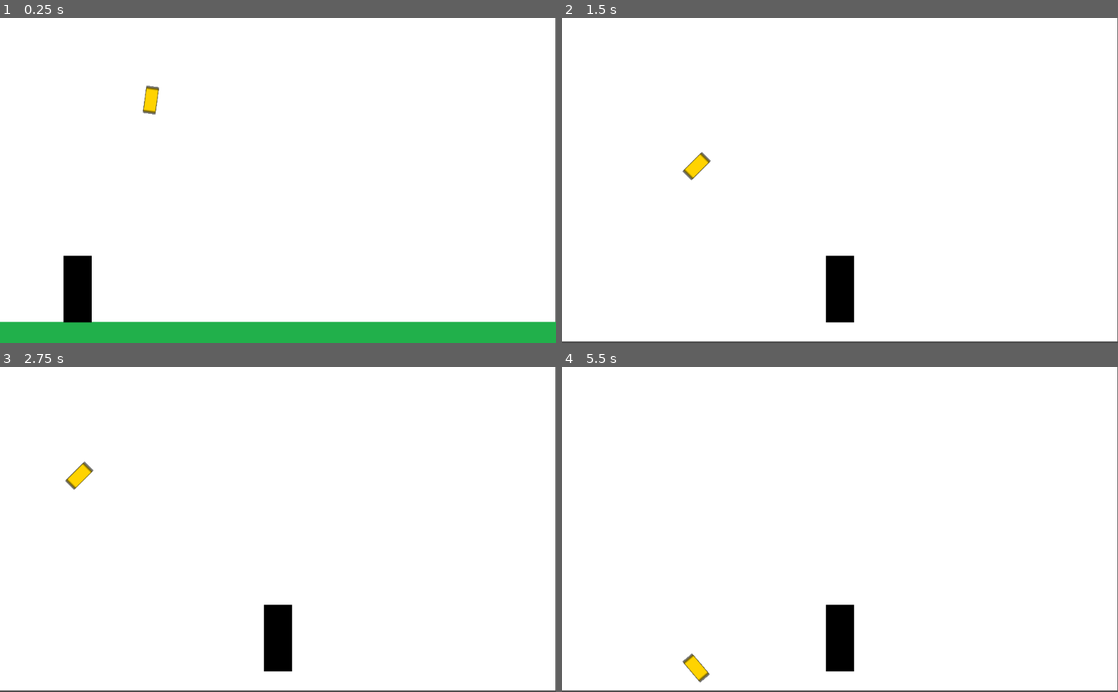
Above: before the commit, frames 1-4 (two rows, left to right).
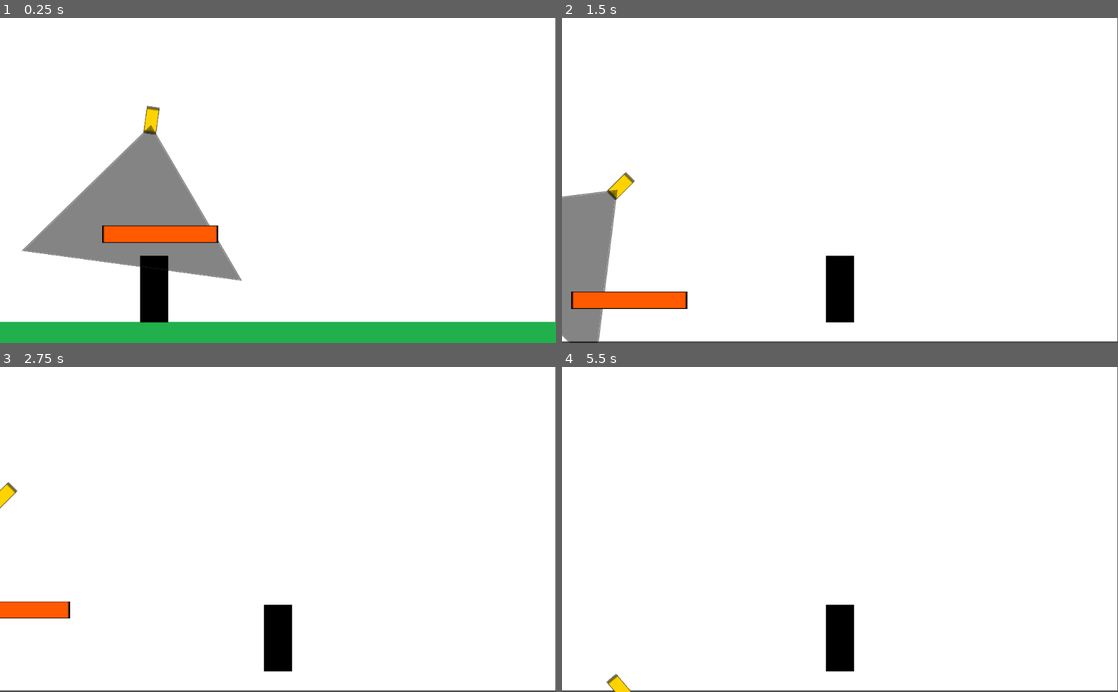
Above: after the commit, the same moments.

Repository: DanielBarbe/ip-museo-test
Game: Godot game, scene res://Main.tscn
The game is run twice, just before and just after one commit, with the same random seed, the same clock (stepped at 60 frames per second) and the same inputs.
Inputs:
- Up to frame 1 (0.25 s): no input
- Up to frame 2 (1.5 s): hold D (move_right) 0.53-1.28 s; tap W (jump) at 0.77 s; hold Left (move_left) from 1.28 s (still down)
- Up to frame 3 (2.75 s): tap W (jump) at 1.52 s; release Left (move_left) at 2.03 s; hold D (move_right) from 2.03 s (still down)
- Up to frame 4 (5.5 s): tap W (jump) at 3.02, 3.77, 4.52 s; tap Enter at 3.5, 5 s; release D (move_right) at 3.53 s; hold Left (move_left) from 3.53 s (still down); tap Space at 4.25 s

The runs differ from the first frame. In frame 1, 11% of the frame differs, in the area x 3-44%, y 20-94%; in frame 2, 5.0%; in frame 3, 1.0%; in frame 4, 0.3%.

Commit message:
agrego raycast2d

Diff:
--- a/Camera.gd
+++ b/Camera.gd
@@ -4,9 +4,11 @@
 var rotation_degrees_count = 0
 var direction = 1
 var movement_speed = 0.5
+var target = null
+var raycast
 
 func _ready():
-	pass # Replace with function body.
+	raycast = $RayCast2D
 
 func _process(delta):
 
@@ -26,5 +28,18 @@
 
 	self.rotation_degrees = camera_rotation_degrees
 
+	if target != null:
+		raycast.set_cast_to(to_local(target.global_position))
+		raycast.enabled = true
+		if raycast.is_colliding() && raycast.get_collider() == target:
+			print(target)
+
 func _on_Area2D_body_entered(body):
-	print(body)
+	if target == null:
+		target = body
+		raycast.enabled = true
+
+func _on_Area2D_body_exited(body):
+	if target == body:
+		target = null
+		raycast.enabled = false
--- a/Main.tscn
+++ b/Main.tscn
@@ -1,10 +1,11 @@
-[gd_scene load_steps=6 format=2]
+[gd_scene load_steps=7 format=2]
 
 [ext_resource path="res://assets/textures/background.png" type="Texture" id=1]
 [ext_resource path="res://entities/player/Player.tscn" type="PackedScene" id=2]
 [ext_resource path="res://entities/world/Floor.tscn" type="PackedScene" id=3]
 [ext_resource path="res://entities/world/Limit_V.tscn" type="PackedScene" id=4]
 [ext_resource path="res://entities/world/Camera.tscn" type="PackedScene" id=5]
+[ext_resource path="res://entities/world/Platform.tscn" type="PackedScene" id=6]
 
 [node name="Main" type="Node"]
 
@@ -33,7 +34,7 @@
 position = Vector2( 4605, 568 )
 
 [node name="Player" parent="." instance=ExtResource( 2 )]
-position = Vector2( 143, 474 )
+position = Vector2( 284, 474 )
 collision_layer = 3
 collision_mask = 0
 
@@ -48,3 +49,7 @@
 position = Vector2( 5174, 0 )
 
 [node name="Camera" parent="." instance=ExtResource( 5 )]
+position = Vector2( 279, 163 )
+
+[node name="Platform" parent="." instance=ExtResource( 6 )]
+position = Vector2( 295, 373 )
--- a/entities/world/Camera.tscn
+++ b/entities/world/Camera.tscn
@@ -1,13 +1,16 @@
-[gd_scene load_steps=3 format=2]
+[gd_scene load_steps=4 format=2]
 
 [ext_resource path="res://assets/textures/camera.png" type="Texture" id=1]
 [ext_resource path="res://Camera.gd" type="Script" id=2]
+[ext_resource path="res://assets/textures/shadow.png" type="Texture" id=3]
 
 [node name="Camera" type="Sprite"]
 position = Vector2( 278, 125.5 )
 scale = Vector2( 0.705882, 2.83333 )
 texture = ExtResource( 1 )
 script = ExtResource( 2 )
+
+[node name="RayCast2D" type="RayCast2D" parent="."]
 
 [node name="Area2D" type="Area2D" parent="."]
 collision_layer = 0
@@ -16,6 +19,12 @@
 [node name="CollisionPolygon2D" type="CollisionPolygon2D" parent="Area2D"]
 position = Vector2( 1.98773, -3.41968 )
 scale = Vector2( 0.996066, 1.05042 )
-polygon = PoolVector2Array( -18.4167, 11.8235, -284.75, 95.8235, 310.902, 94.8155, 13.6493, 11.4875 )
+polygon = PoolVector2Array( -14.796, 11.1515, -290.715, 94.4797, 285.301, 93.8076, 13.6493, 11.1515 )
+
+[node name="Sprite" type="Sprite" parent="Area2D"]
+position = Vector2( 1.52588e-05, 49.2354 )
+scale = Vector2( 0.726904, 0.133945 )
+texture = ExtResource( 3 )
 
 [connection signal="body_entered" from="Area2D" to="." method="_on_Area2D_body_entered"]
+[connection signal="body_exited" from="Area2D" to="." method="_on_Area2D_body_exited"]
--- /dev/null
+++ b/entities/world/Platform.tscn
@@ -0,0 +1,18 @@
+[gd_scene load_steps=3 format=2]
+
+[ext_resource path="res://assets/textures/platform.png" type="Texture" id=1]
+
+[sub_resource type="RectangleShape2D" id=1]
+extents = Vector2( 106, 15 )
+
+[node name="Platform" type="StaticBody2D"]
+position = Vector2( 720, 393 )
+
+[node name="Sprite" type="Sprite" parent="."]
+rotation = 1.5708
+scale = Vector2( 0.954547, 3.3 )
+texture = ExtResource( 1 )
+
+[node name="CollisionShape2D" type="CollisionShape2D" parent="."]
+shape = SubResource( 1 )
+one_way_collision = true
Binary file added: assets/textures/shadow.png
Not shown, added: assets/textures/shadow.png.import
